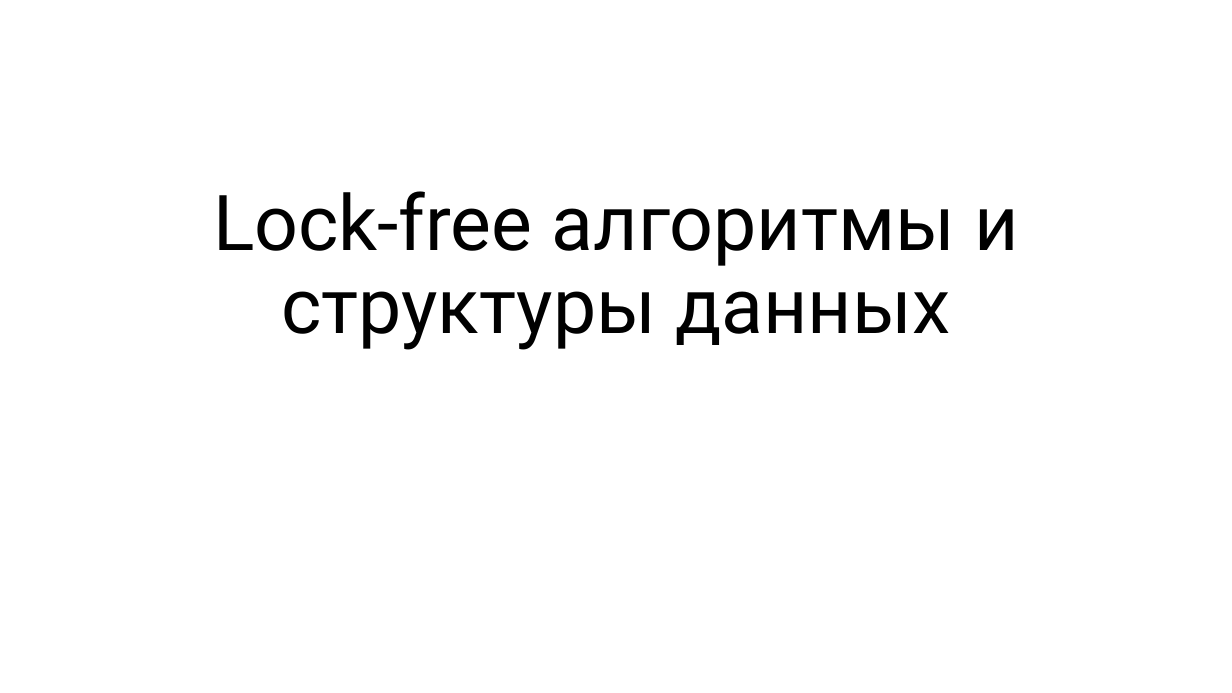
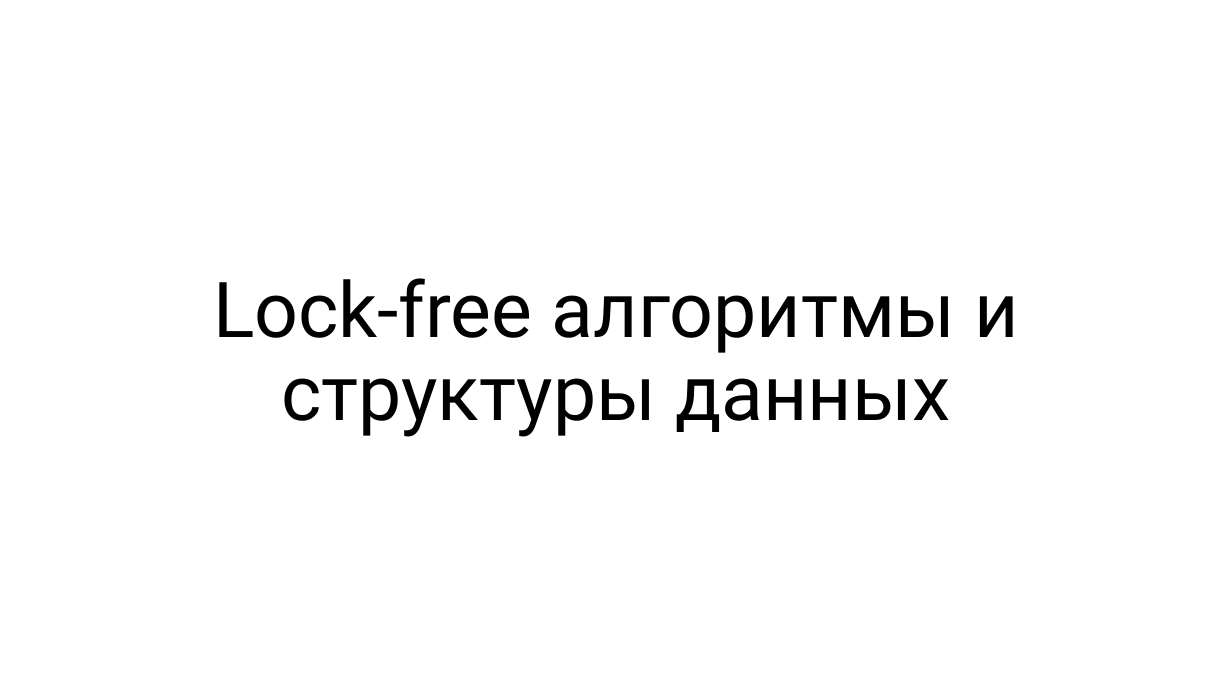
Before and after one commit to alexey-malov/pc, a slide deck: slide 1 of lectures/11/Lock-free алгоритмы и структуры данных.pptx. Drawn at 1232x693 pixels with LibreOffice and Linux fonts; fonts in the diff are those of the drawing. Boxes give left, top, right and bottom in pixels: in the first picture for what was removed or moved away, otherwise in the second. Text is boxed around its words. In the diff, an @@ line names an element or a change of style, - is before the commit and + after.

Commit message:
Обновил лекцию по lock free и параллельными алгоритмам, а также примеры

```diff
--- a/lectures/11/Lock-free алгоритмы и структуры данных.pptx
+++ b/lectures/11/Lock-free алгоритмы и структуры данных.pptx
@@ title "Lock-free алгоритмы и структуры данных": place and size @@
-title "Lock-free алгоритмы и структуры данных" at <box>213,191,1018,350</box>
+title "Lock-free алгоритмы и структуры данных" at <box>213,278,1018,437</box>
```
Also in this commit, not shown: 16 other slides changed, 11 slides added, 1 slide removed, 8 other files.
